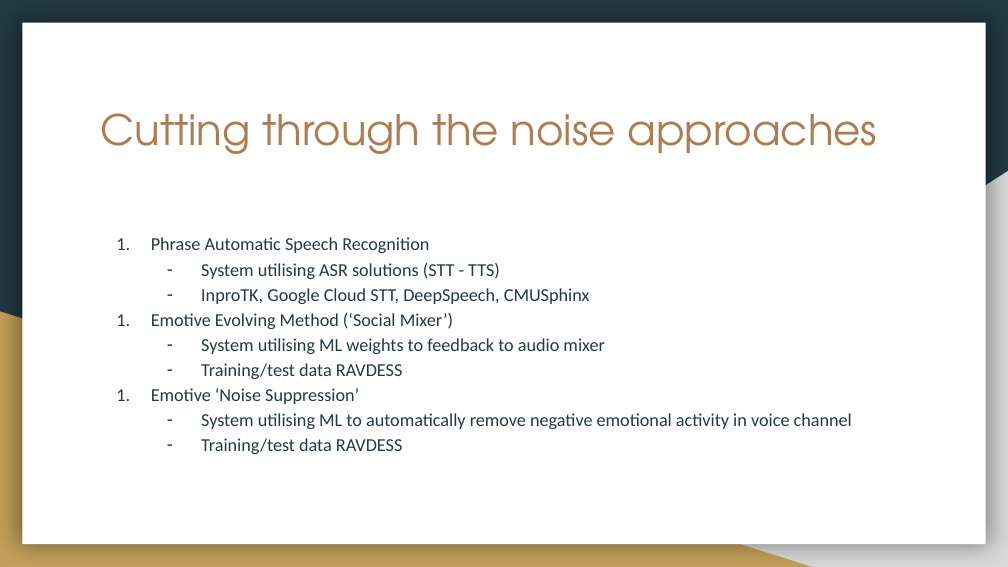
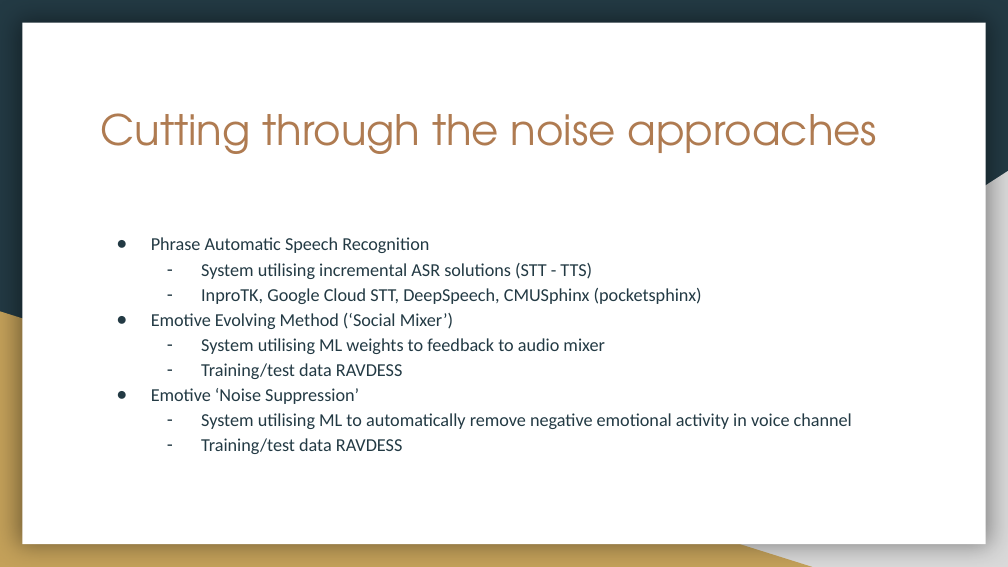
Before and after one commit to terranivium/speech-emotion-recognition, a slide deck: slide 1 of Presentations/29_06_2020 - Approaches.pptx. Drawn at 1008x567 pixels with LibreOffice and Linux fonts; fonts in the diff are those of the drawing. Boxes give left, top, right and bottom in pixels: in the first picture for what was removed or moved away, otherwise in the second. Text is boxed around its words. In the diff, an @@ line names an element or a change of style, - is before the commit and + after.

```diff
--- a/Presentations/29_06_2020 - Approaches.pptx
+++ b/Presentations/29_06_2020 - Approaches.pptx
@@ text at <box>151,237,453,404</box>: bullet 1. to ● @@
@@ text at <box>201,263,702,304</box>: text changed @@
-– System utilising ASR solutions (STT - TTS)
-– InproTK, Google Cloud STT, DeepSpeech, CMUSphinx
+– System utilising incremental ASR solutions (STT - TTS)
+– InproTK, Google Cloud STT, DeepSpeech, CMUSphinx (pocketsphinx)
```
Also in this commit, not shown: 1 other file.
